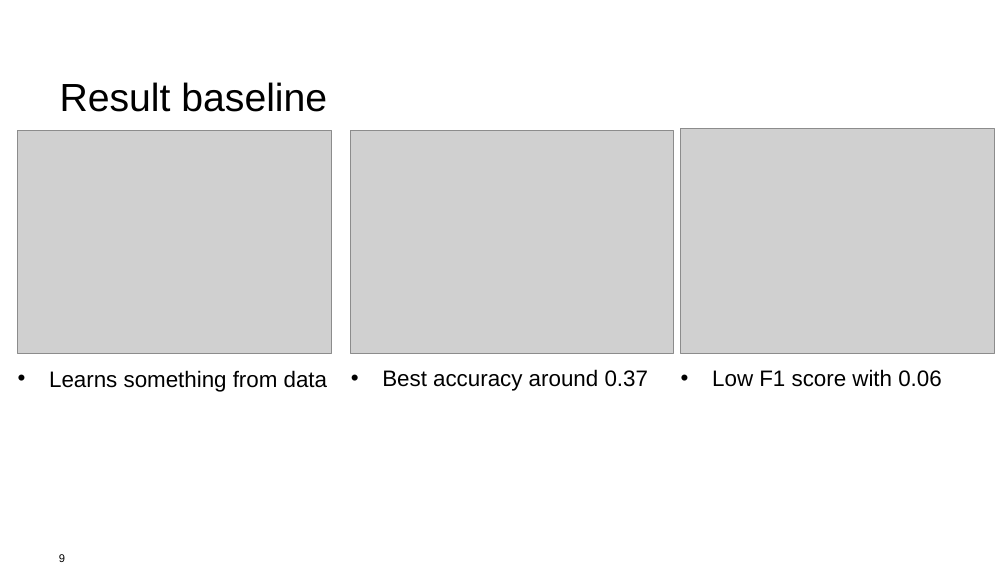
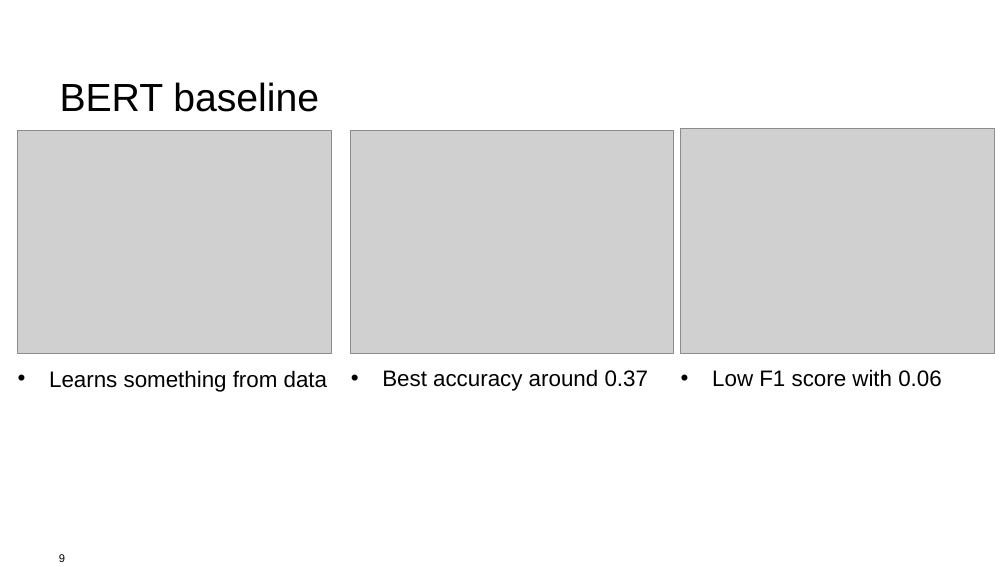
Before and after one commit to vitamys/nlp, a slide deck: slide 9 of Final_Project_Presentation_GroupC.pptx. Drawn at 1008x567 pixels with LibreOffice and Linux fonts; fonts in the diff are those of the drawing; grey boxes stand for pictures; background and template pictures are left out. Boxes give left, top, right and bottom in pixels: in the first picture for what was removed or moved away, otherwise in the second. Text is boxed around its words. In the diff, an @@ line names an element or a change of style, - is before the commit and + after.

Commit message:
updateded presentation with new results

```diff
--- a/Final_Project_Presentation_GroupC.pptx
+++ b/Final_Project_Presentation_GroupC.pptx
@@ title at (x1=60, y1=82, x2=319, y2=112): text changed @@
-Result baseline
+BERT baseline
```
Also in this commit, not shown: 1 slide added.
